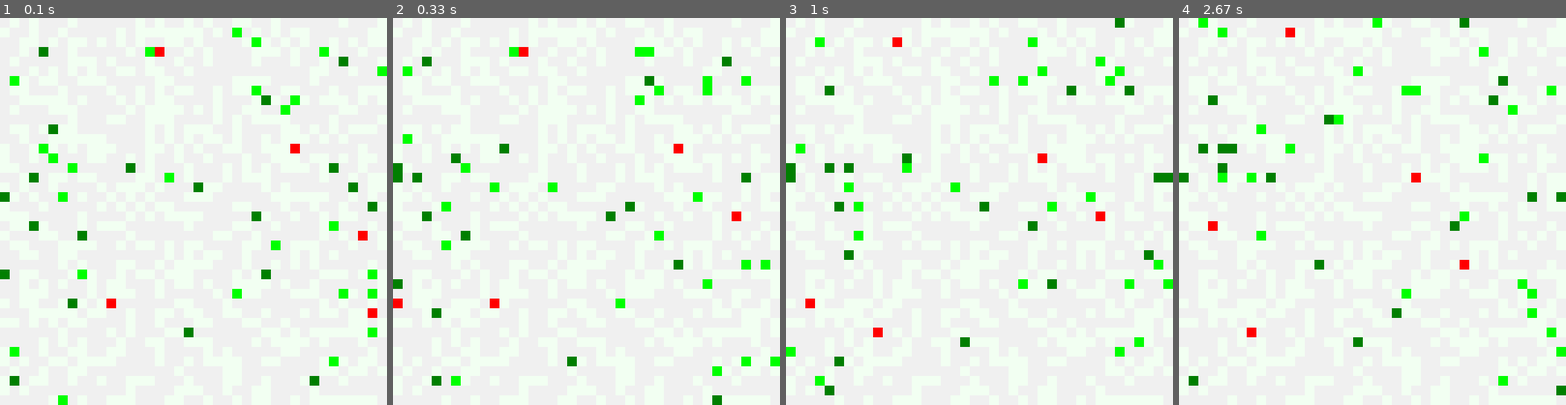
Above: before the commit, frames 1-4 (left to right).
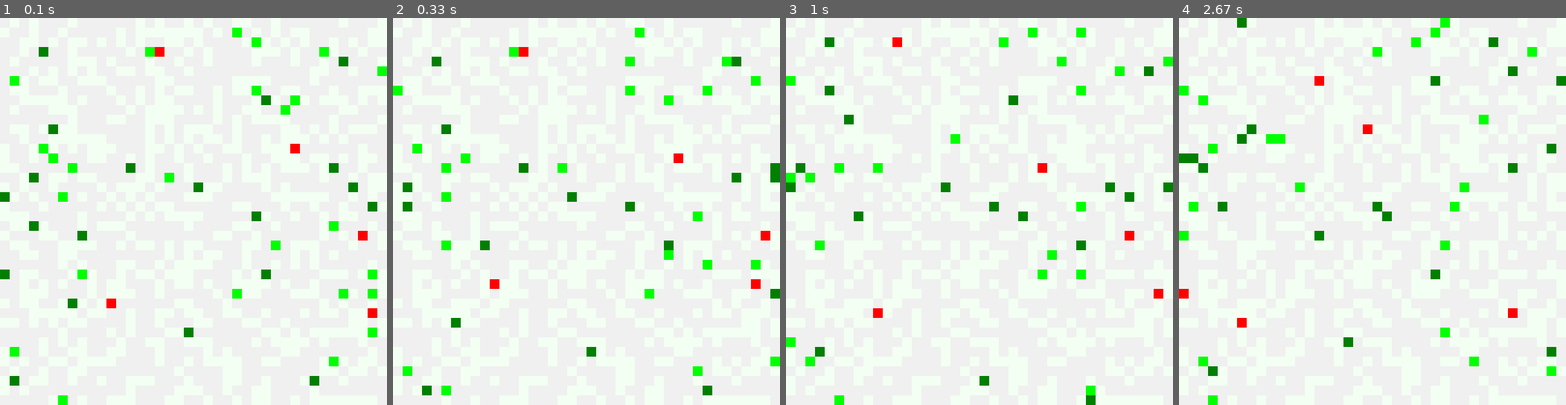
Above: after the commit, the same moments.

Repository: snisarg/263C
Game: pygame game, started from game.py
Two runs of this game, one before a commit and one after it. Both use one fixed random seed, a clock stepped at 60 frames per second and the inputs below. The source is Python 2; it was converted automatically to run under Python 3.
Inputs:
- Up to frame 1 (0.1 s): no input
- Up to frame 2 (0.33 s): no input
- Up to frame 3 (1 s): no input
- Up to frame 4 (2.67 s): no input

Frame 1 is identical in both runs. In frame 2, 5.2% of the frame differs, in the area x 0-100%, y 2-100%; in frame 3, 5.4%; in frame 4, 5.9%, in the area x 0-100%, y 0-100%.

Commit message:
Changed Q-tables

Diff:
--- a/qlearning.py
+++ b/qlearning.py
@@ -36,9 +36,9 @@
     # Value is a list of actions followed by their q-values
     def settable(self):
         self.table[State.PreyNotVisible] = [Action.MoveRandomly, self.rand()]
-        self.table[(State.Hungry, State.PreyEasyClosest)] = [Action.MoveRandomly, self.rand(), Action.TowardsEasyPrey,
+        self.table[(State.Hungry, State.PreyEasyClosest)] = [Action.TowardsEasyPrey,
                                                              self.rand()]
-        self.table[(State.Hungry, State.PreyHardClosest)] = [Action.MoveRandomly, self.rand(), Action.TowardsHardPrey,
+        self.table[(State.Hungry, State.PreyHardClosest)] = [Action.TowardsHardPrey,
                                                              self.rand(), Action.SignalHelp, self.rand()]
         self.table[State.NotHungry] = [Action.MoveRandomly, self.rand()]
         # self.table[State.PredatorHelp] = [Action.MoveRandomly, self.rand() , Action.TowardsSignal, self.rand()]
